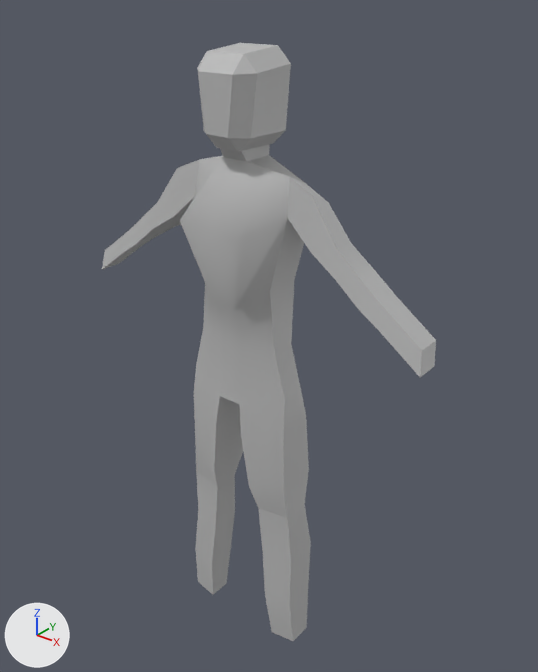
Before and after pictures for a commit that changed the FBX model SEEL Source Code/Assets/Victim Models/Agatha White.fbx.
One viewpoint serves both versions: a 50 mm lens placed at (0.082, -0.0957, 0.146), pointed at (0.0005, 0.0061, 0.0829). The lights are fixed; the arrows at lower left show +X, +Y and +Z. Where no turn or scale is listed for an object, it has been applied to the vertices.
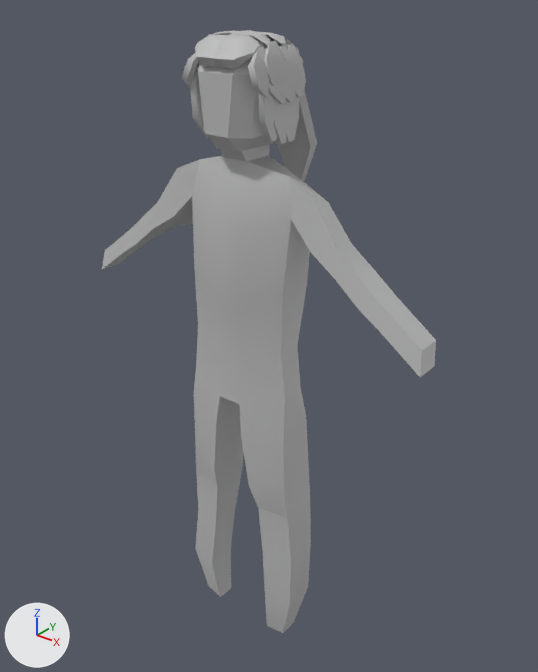
Changed parts and their boxes (x1, y1, x2, y2) in the pictures (538 x 672 px; the box of a moved part takes in the faces that stretch with it):
'pCube1', reshaped
    before: (102, 144, 436, 641)
    after: (102, 144, 436, 633)
'pasted__pCylinder57', added
    after: (182, 30, 317, 181)
part 1 of me_mesh, moved or reshaped
    both: (174, 157, 312, 423)
part 2 of me_mesh, moved or reshaped
    both: (214, 450, 311, 560)
part 3 of me_mesh, moved or reshaped
    before: (195, 548, 231, 595)
    after: (196, 548, 231, 597)
part 4 of me_mesh, moved or reshaped
    before: (265, 587, 308, 641)
    after: (265, 587, 308, 633)

Patch to the scene script:
```diff
--- a/SEEL Source Code/Assets/Victim Models/Agatha White.fbx.py
+++ b/SEEL Source Code/Assets/Victim Models/Agatha White.fbx.py
@@ me_mesh @@
 me_mesh.from_pydata(...)  # 140 vertices, 135 faces; spans x -0.037..0.037, y -0.009..0.0079, z -0.079..0.0264
-me_mesh.vertices[4].co = (-0.0086, -0.0024, -0.0115)  # pixel (203, 327)
-me_mesh.vertices[7].co = (0.0086, -0.0024, -0.0115)  # pixel (274, 352)
-me_mesh.vertices[8].co = (-0.0075, -0.0024, 0.0)
-me_mesh.vertices[9].co = (-0.0025, -0.0059, -0.0036)  # pixel (213, 302)
-me_mesh.vertices[10].co = (0.0025, -0.0059, -0.0036)  # pixel (234, 309)
-me_mesh.vertices[11].co = (0.0075, -0.0024, 0.0)  # pixel (269, 291)
-me_mesh.vertices[12].co = (-0.0104, -0.0014, 0.0132)  # pixel (194, 196)
-me_mesh.vertices[13].co = (-0.0067, -0.009, 0.0113)  # pixel (179, 221)
-me_mesh.vertices[14].co = (0.0067, -0.009, 0.0113)  # pixel (239, 236)
-me_mesh.vertices[15].co = (0.0104, -0.0014, 0.0132)  # pixel (287, 218)
-me_mesh.vertices[24].co = (-0.0104, 0.0046, 0.0104)
-me_mesh.vertices[27].co = (0.0104, 0.0046, 0.0104)
-me_mesh.vertices[28].co = (-0.0075, 0.0046, 0.0)
-me_mesh.vertices[31].co = (0.0075, 0.0046, 0.0)  # pixel (294, 279)
-me_mesh.vertices[32].co = (-0.0086, 0.0024, -0.0115)
-me_mesh.vertices[35].co = (0.0086, 0.0024, -0.0115)  # pixel (291, 343)
-me_mesh.vertices[37].co = (-0.0025, 0.0079, -0.0206)
-me_mesh.vertices[38].co = (0.0025, 0.0079, -0.0206)
-me_mesh.vertices[60].co = (-0.0122, 0.0028, -0.0464)
-me_mesh.vertices[61].co = (-0.0055, 0.0019, -0.0468)  # pixel (234, 474)
-me_mesh.vertices[64].co = (0.0055, 0.0019, -0.0468)
-me_mesh.vertices[65].co = (0.0122, 0.0028, -0.0464)  # pixel (304, 504)
-me_mesh.vertices[68].co = (-0.0139, 0.0024, -0.0786)
-me_mesh.vertices[69].co = (-0.0086, 0.0016, -0.079)  # pixel (226, 583)
-me_mesh.vertices[70].co = (-0.0086, -0.003, -0.079)  # pixel (213, 594)
-me_mesh.vertices[71].co = (-0.0139, -0.0024, -0.0786)  # pixel (197, 581)
-me_mesh.vertices[72].co = (0.0086, 0.0016, -0.079)
-me_mesh.vertices[73].co = (0.0139, 0.0024, -0.0786)  # pixel (306, 627)
-me_mesh.vertices[74].co = (0.0139, -0.0024, -0.0786)  # pixel (293, 641)
-me_mesh.vertices[75].co = (0.0086, -0.003, -0.079)  # pixel (271, 631)
+# me_mesh part 1
+for i in [25, 26, 29, 30]: me_mesh.vertices[i].co += Vector((0.0, -0.0015, 0.0))
+me_mesh.vertices[4].co = (-0.01, -0.0024, -0.0115)  # pixel (198, 325)
+me_mesh.vertices[7].co = (0.01, -0.0024, -0.0115)  # pixel (281, 355)
+me_mesh.vertices[8].co = (-0.0103, -0.0024, 0.0)  # pixel (194, 268)
+me_mesh.vertices[9].co = (-0.0025, -0.0052, -0.0036)  # pixel (216, 301)
+me_mesh.vertices[10].co = (0.0025, -0.0052, -0.0036)  # pixel (237, 308)
+me_mesh.vertices[11].co = (0.0103, -0.0024, 0.0)  # pixel (282, 295)
+me_mesh.vertices[12].co = (-0.0111, -0.0014, 0.0132)  # pixel (192, 196)
+me_mesh.vertices[13].co = (-0.0039, -0.0064, 0.0113)  # pixel (202, 220)
+me_mesh.vertices[14].co = (0.0039, -0.0064, 0.0113)  # pixel (237, 229)
+me_mesh.vertices[15].co = (0.0111, -0.0014, 0.0132)  # pixel (291, 219)
+me_mesh.vertices[24].co = (-0.0111, 0.0046, 0.0104)
+me_mesh.vertices[27].co = (0.0111, 0.0046, 0.0104)
+me_mesh.vertices[28].co = (-0.0103, 0.0046, 0.0)
+me_mesh.vertices[31].co = (0.0103, 0.0046, 0.0)  # pixel (307, 283)
+me_mesh.vertices[32].co = (-0.01, 0.0024, -0.0115)
+me_mesh.vertices[35].co = (0.01, 0.0024, -0.0115)  # pixel (297, 345)
+me_mesh.vertices[37].co = (-0.0025, 0.0049, -0.0206)
+me_mesh.vertices[38].co = (0.0025, 0.0049, -0.0206)
+# me_mesh part 2
+me_mesh.vertices[60].co = (-0.0122, 0.0048, -0.0464)
+me_mesh.vertices[61].co = (-0.0055, 0.0043, -0.0468)  # pixel (242, 469)
+me_mesh.vertices[64].co = (0.0055, 0.0043, -0.0468)
+me_mesh.vertices[65].co = (0.0122, 0.0048, -0.0464)  # pixel (310, 499)
+# me_mesh part 3
+me_mesh.vertices[68].co = (-0.0109, 0.0018, -0.0787)
+me_mesh.vertices[69].co = (-0.0067, 0.0012, -0.0789)  # pixel (231, 587)
+me_mesh.vertices[70].co = (-0.0067, -0.0024, -0.0789)  # pixel (220, 596)
+me_mesh.vertices[71].co = (-0.0109, -0.002, -0.0787)  # pixel (208, 586)
+# me_mesh part 4
+me_mesh.vertices[72].co = (0.0067, 0.0012, -0.0789)
+me_mesh.vertices[73].co = (0.0109, 0.0018, -0.0787)  # pixel (293, 622)
+me_mesh.vertices[74].co = (0.0109, -0.002, -0.0787)  # pixel (283, 632)
+me_mesh.vertices[75].co = (0.0067, -0.0024, -0.0789)  # pixel (266, 625)
 me_mesh.materials.append(mat_lambert1)
@@ ob_pasted__pcylinder57 @@
+ob_pasted__pcylinder57 = bpy.data.objects.new('pasted__pCylinder57', me_mesh_002)  # 1344 vertices, 1512 faces; spans x -0.0079..0.0091, y -0.0086..0.0161, z 0.1104..0.1376; in mat_lambert1 (grey #bcbcbc)
+ob_pasted__pcylinder57.location = (0.0, 0.0, 0.0006)
```
